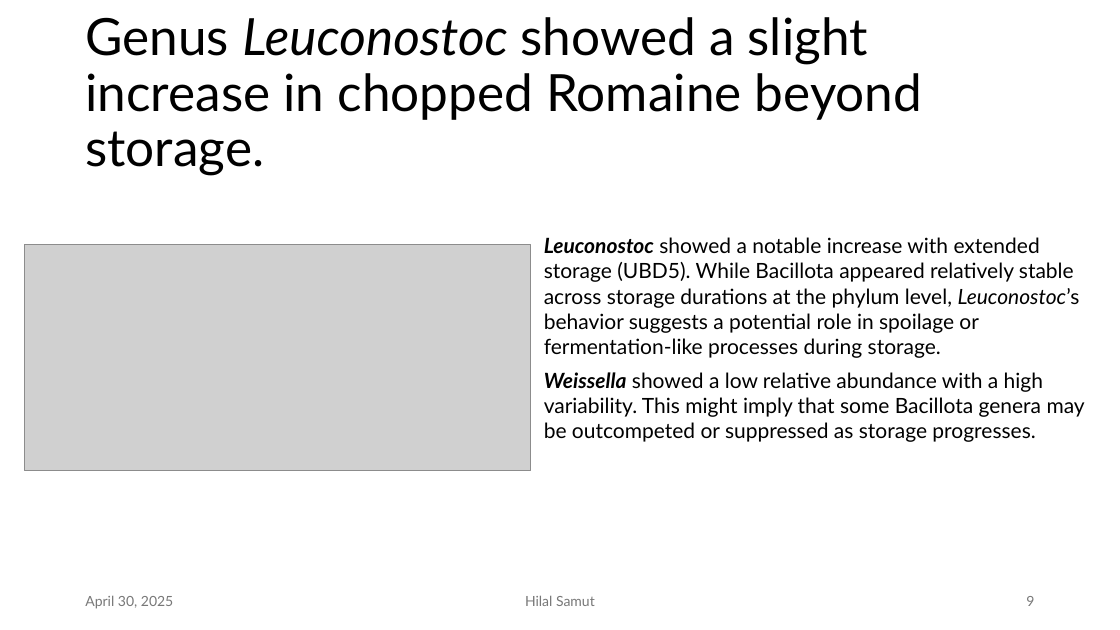
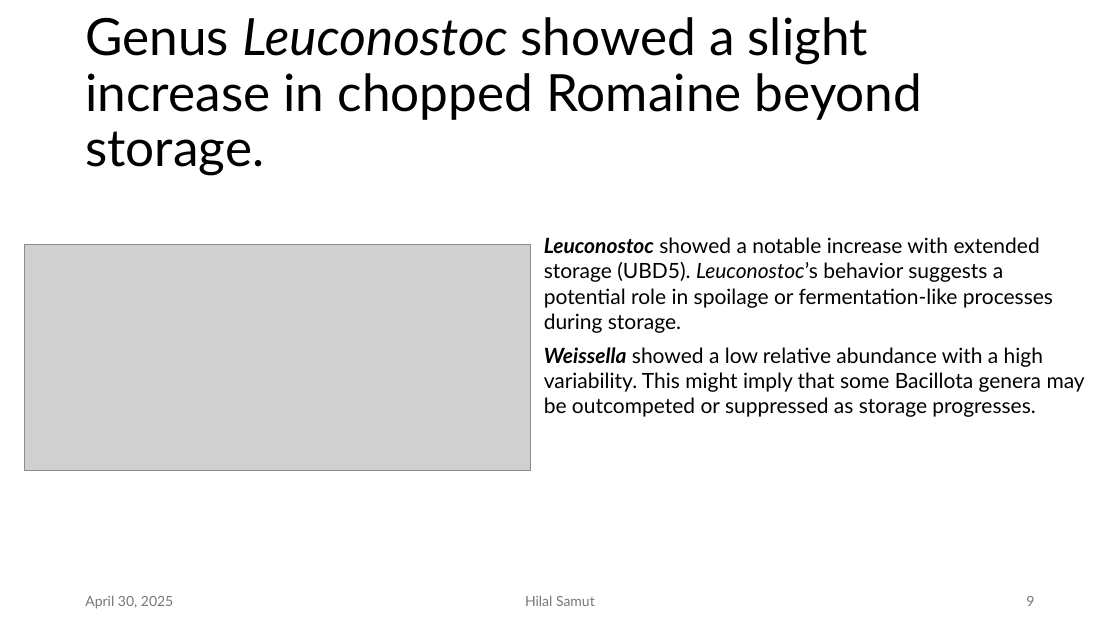
Before and after one commit to hilalsamut/Lettuce_16S_rRNA, a slide deck: slide 9 of presentation/HilalSamut-BIOMI6300.pptx. Drawn at 1120x630 pixels with LibreOffice and Linux fonts; fonts in the diff are those of the drawing; grey boxes stand for pictures. Boxes give left, top, right and bottom in pixels: in the first picture for what was removed or moved away, otherwise in the second. Text is boxed around its words. In the diff, an @@ line names an element or a change of style, - is before the commit and + after.

Commit message:
updating presentation

```diff
--- a/presentation/HilalSamut-BIOMI6300.pptx
+++ b/presentation/HilalSamut-BIOMI6300.pptx
@@ text at box(544, 237, 1053, 333): text changed @@
-Leuconostoc showed a notable increase with extended storage (UBD5). While Bacillota appeared relatively stable across storage durations at the phylum level, Leuconostoc’s behavior suggests a potential role in spoilage or fermentation-like processes during storage.
+Leuconostoc showed a notable increase with extended storage (UBD5). Leuconostoc’s behavior suggests a potential role in spoilage or fermentation-like processes during storage.
```
